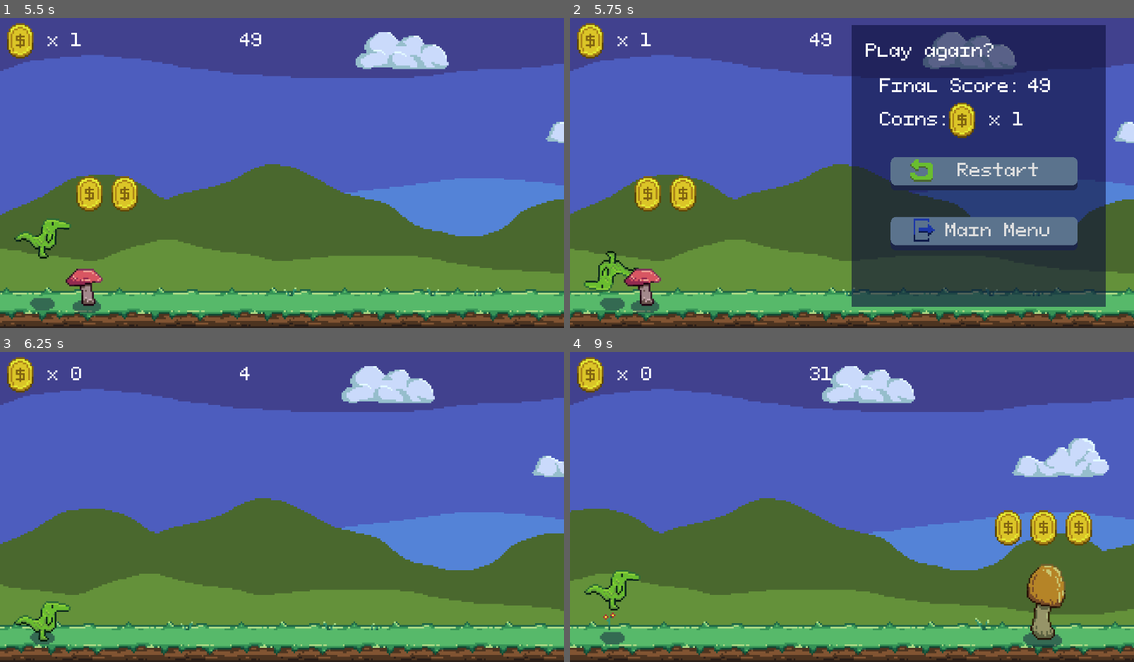
Above: before the commit, frames 1-4 (two rows, left to right).
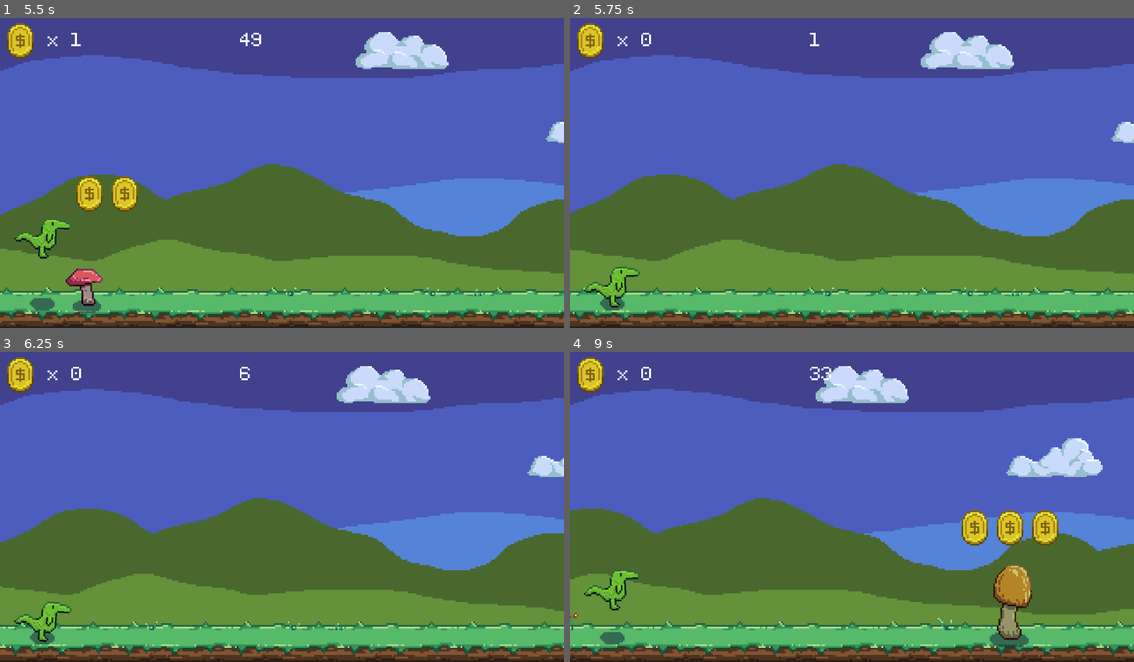
Above: after the commit, the same moments.

Repository: zMenta/DinosaurRun
Game: Godot game, scene res://main/Main.tscn
Same seed, same stepped clock (60 frames per second), same inputs: the game is played once before the commit and once after it.
Inputs (mouse positions are in pixels of both pictures, inside the frame that each line leads up to):
- Up to frame 1 (5.5 s): click "Play" at 0.5 s; hold Space (jump) 1.28-2.03 s; tap Space (jump) at 2.1, 2.27, 2.57, 3.6, 3.77, 4.07, 5.1, 5.27 s; hold Space (jump) 2.78-3.53 s; hold Space (jump) 4.28-5.03 s
- Up to frame 2 (5.75 s): tap Space (jump) at 5.57 s
- Up to frame 3 (6.25 s): click (411, 507) at 5.75 s, where only the run before the commit has a clickable "Restart"
- Up to frame 4 (9 s): hold Space (jump) 6.53-7.28 s; tap Space (jump) at 7.35, 7.52, 7.82, 8.85 s; hold Space (jump) 8.03-8.78 s

Frame 1 is identical in both runs. In frame 2, 47% of the frame differs, in the area x 0-100%, y 2-100%; in frame 3, 5.4%; in frame 4, 10%.

Commit message:
added restart shortcut on jump keybind

Diff:
--- a/DinosaurRun/scenes/interface/menu_gameover/MenuGameOver.tscn
+++ b/DinosaurRun/scenes/interface/menu_gameover/MenuGameOver.tscn
@@ -1,10 +1,16 @@
-[gd_scene load_steps=8 format=2]
+[gd_scene load_steps=10 format=2]
 
 [ext_resource path="res://scenes/interface/menu/menu.tscn" type="PackedScene" id=1]
 [ext_resource path="res://scenes/interface/interface_commons/button/Button.tscn" type="PackedScene" id=2]
 [ext_resource path="res://common/menu_icons/menu_icons.png" type="Texture" id=3]
 [ext_resource path="res://scenes/interface/menu_gameover/MenuGameOver.gd" type="Script" id=4]
 [ext_resource path="res://scenes/interface/interface_commons/coin_counter/CoinCounter.tscn" type="PackedScene" id=5]
+
+[sub_resource type="InputEventAction" id=3]
+action = "jump"
+
+[sub_resource type="ShortCut" id=4]
+shortcut = SubResource( 3 )
 
 [sub_resource type="AtlasTexture" id=1]
 resource_local_to_scene = true
@@ -48,6 +54,7 @@
 [node name="ButtonRestart" parent="ColorRect/VBoxContainer" index="0" instance=ExtResource( 2 )]
 margin_top = 19.0
 margin_bottom = 38.0
+shortcut = SubResource( 4 )
 text = "Restart"
 icon = SubResource( 1 )
 
